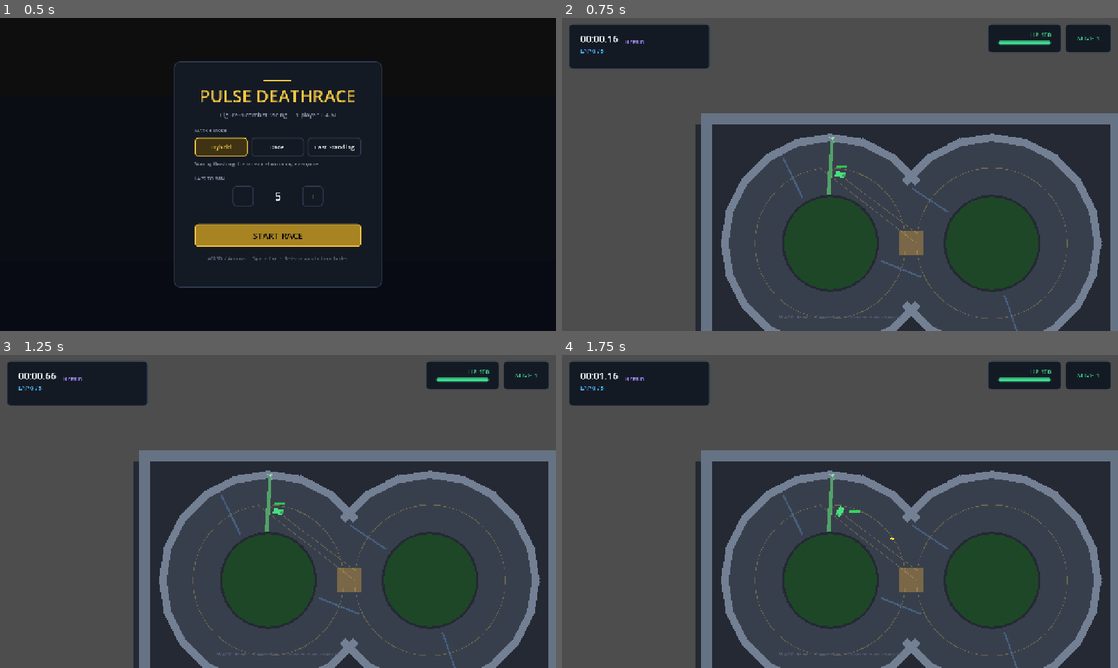
Above: before the commit, frames 1-4 (two rows, left to right).
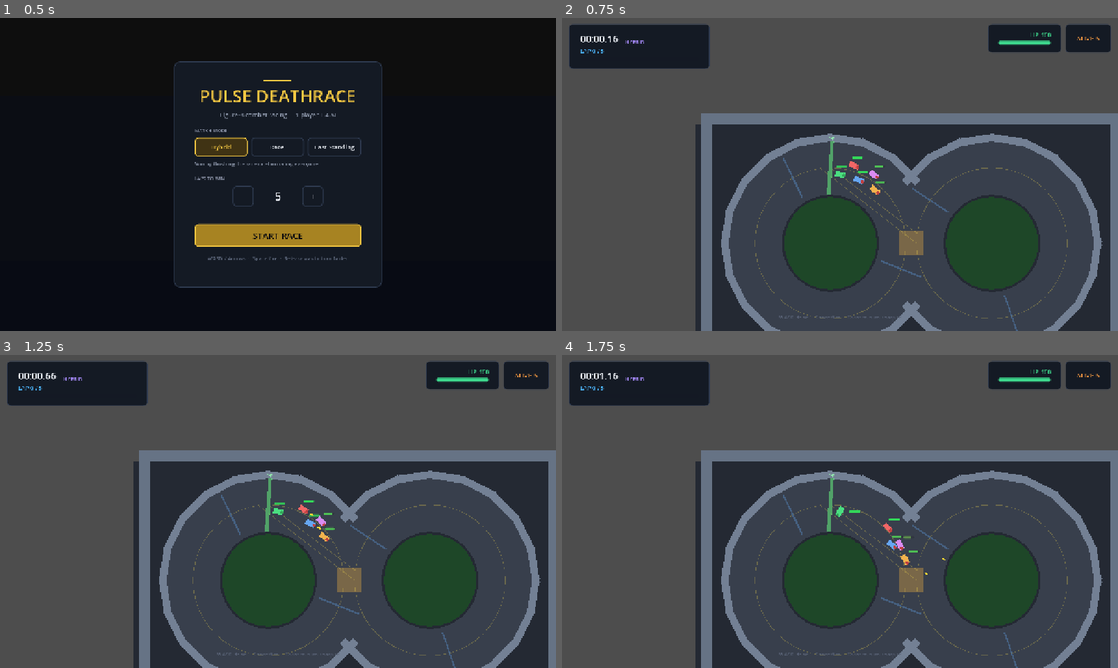
Above: after the commit, the same moments.

Repository: Jackthegr8at/PULSE_DeathRace
Game: Godot game, scene res://scenes/Setup.tscn
Same seed, same stepped clock (60 frames per second), same inputs: the game is played once before the commit and once after it.
Inputs:
- Up to frame 1 (0.5 s): no input
- Up to frame 2 (0.75 s): click "START RACE" at 0.5 s
- Up to frame 3 (1.25 s): no input
- Up to frame 4 (1.75 s): hold D (steer_right) from 1.28 s (still down); tap Space (fire) at 1.35 s

Frame 1 is identical in both runs. In frame 2, 0.2% of the frame differs, in the area x 51-97%, y 6-57%; in frame 3, 0.2%, in the area x 53-97%, y 6-60%; in frame 4, 0.2%.
Error before the commit: Parse Error: The member "race_path" already exists in parent class Car. (res://scripts/cars/AICar.gd:15)

Commit message:
fix: remove AICar race_path shadowing parent Car member

Diff:
--- a/scripts/cars/AICar.gd
+++ b/scripts/cars/AICar.gd
@@ -12,9 +12,8 @@
 @export var fire_cone_degrees: float = 28.0
 @export var aim_dot_min: float = 0.88 ## Cosine threshold for "facing" target
 
-var race_path: Path2D = null
-var _path_length: float = 0.0
-var _progress: float = 0.0
+## AI follow progress along race_path (inherited from Car).
+var _ai_progress: float = 0.0
 var _think_timer: float = 0.0
 
 
@@ -25,6 +24,7 @@
 
 
 func setup_ai(path: Path2D, color: Color, name_label: String) -> void:
+	# race_path / _path_length live on Car (also used for lap tracking)
 	race_path = path
 	body_color = color
 	display_name = name_label
@@ -32,7 +32,7 @@
 	if race_path and race_path.curve:
 		_path_length = race_path.curve.get_baked_length()
 		# Snap progress to nearest path point so AI doesn't cut across first
-		_progress = _nearest_offset(global_position)
+		_ai_progress = _nearest_offset(global_position)
 
 
 func _physics_process(delta: float) -> void:
@@ -55,16 +55,16 @@
 		return
 
 	# Advance progress roughly with current speed for smoother chase
-	_progress = fmod(_progress + maxf(velocity.length(), 80.0) * path_repath_rate * 0.35, _path_length)
+	_ai_progress = fmod(_ai_progress + maxf(velocity.length(), 80.0) * path_repath_rate * 0.35, _path_length)
 	# Prefer tracking near car projection
 	var near := _nearest_offset(global_position)
 	# Blend so we don't snap violently
-	if absf(near - _progress) < _path_length * 0.5:
-		_progress = lerpf(_progress, near, 0.35)
+	if absf(near - _ai_progress) < _path_length * 0.5:
+		_ai_progress = lerpf(_ai_progress, near, 0.35)
 	else:
-		_progress = near
+		_ai_progress = near
 
-	var target_offset := fmod(_progress + path_look_ahead, _path_length)
+	var target_offset := fmod(_ai_progress + path_look_ahead, _path_length)
 	var target_point := race_path.curve.sample_baked(target_offset)
 	# Path points are local to Path2D
 	var world_target := race_path.to_global(target_point)
